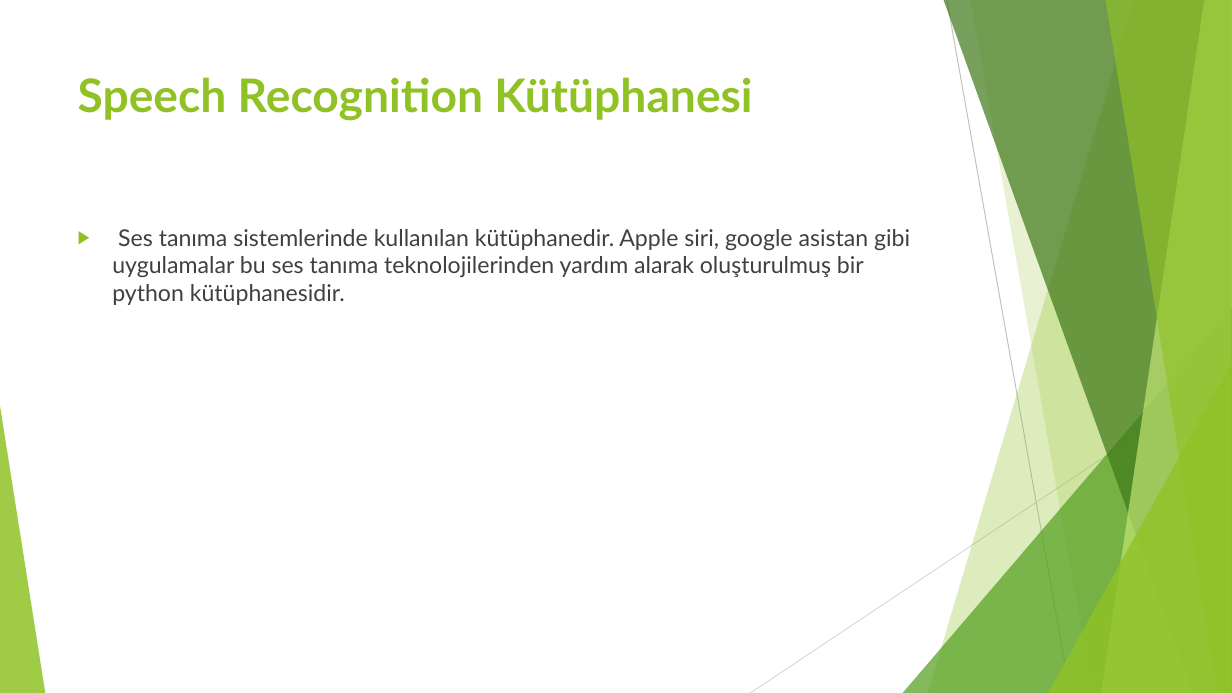
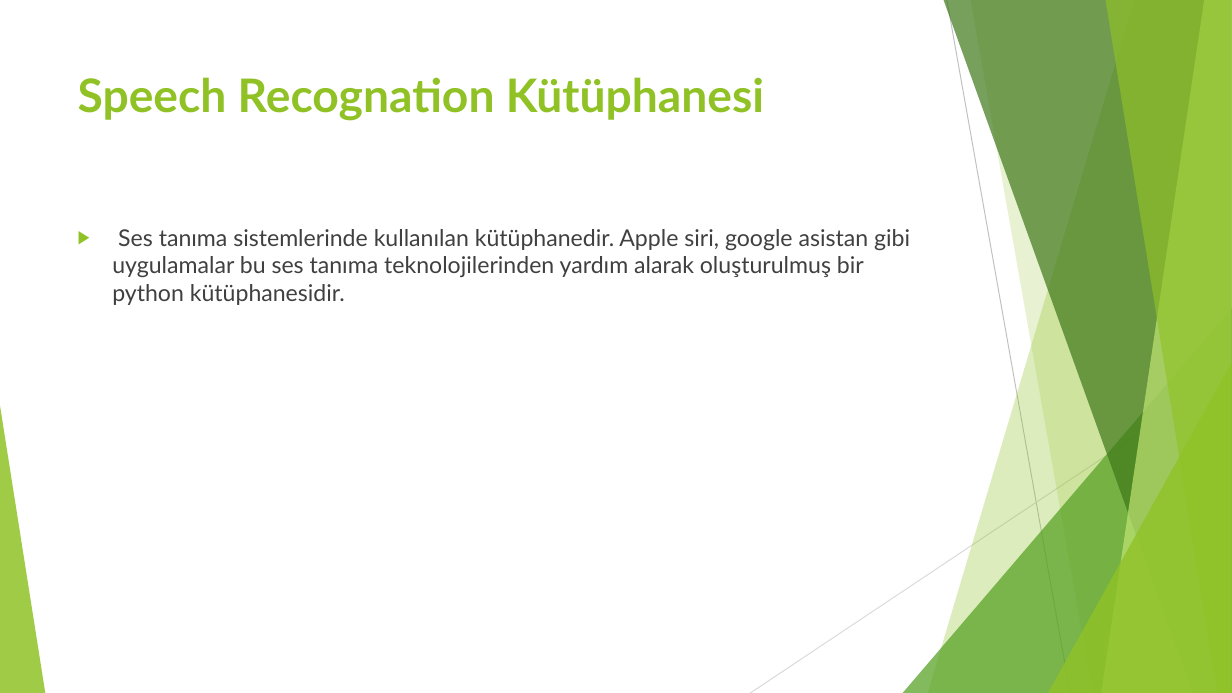
Before and after one commit to SIYAKS-ARES/ileri-programlama-teknikleri, a slide deck: slide 21 of cem-hoca/Slayt/1. Hafta - Giriş Kütüphaneler.pptx. Drawn at 1232x693 pixels with LibreOffice and Linux fonts; fonts in the diff are those of the drawing. Boxes give left, top, right and bottom in pixels: in the first picture for what was removed or moved away, otherwise in the second. Text is boxed around its words. In the diff, an @@ line names an element or a change of style, - is before the commit and + after.

```diff
--- a/cem-hoca/Slayt/1. Hafta - Giriş Kütüphaneler.pptx
+++ b/cem-hoca/Slayt/1. Hafta - Giriş Kütüphaneler.pptx
@@ title at [78,77,764,121]: text changed @@
-Speech Recognition Kütüphanesi
+Speech Recognation Kütüphanesi
```
Also in this commit, not shown: 3 other slides changed, 21 other files.
